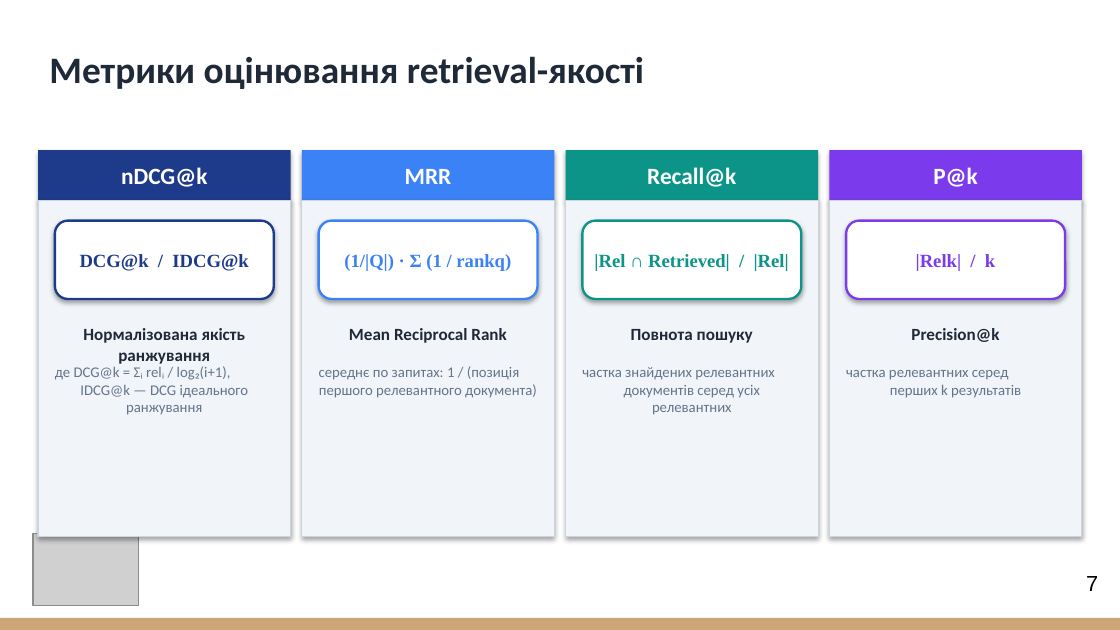
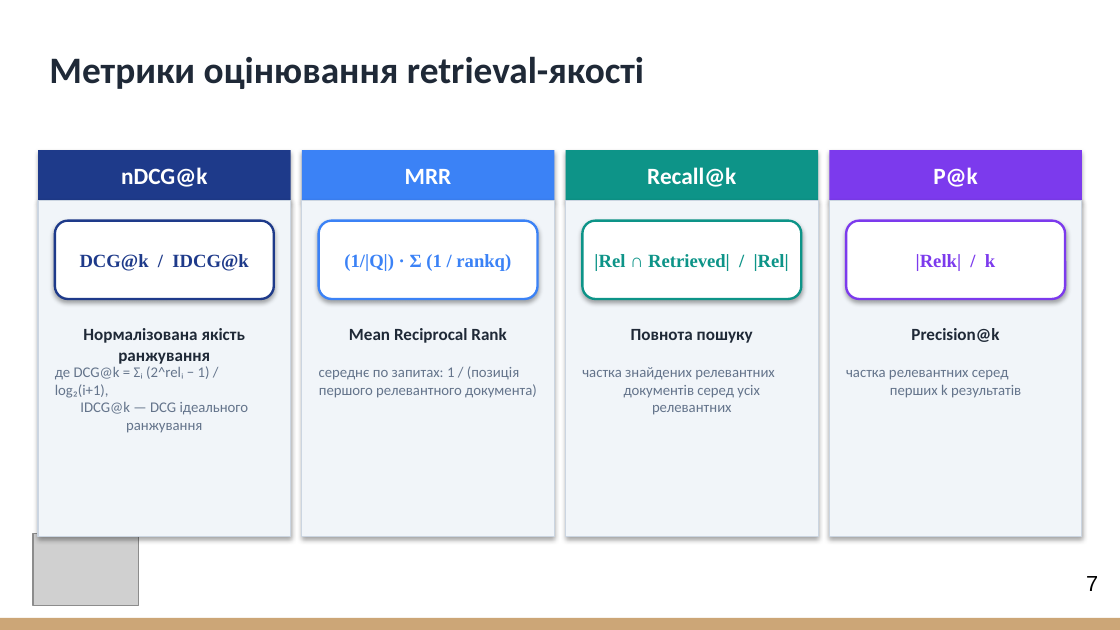
Before and after one commit to vitaliinnest/kb-semantic-search-benchmark, a slide deck: slide 7 of thesis/Nesterenko_Presentation.pptx. Drawn at 1120x630 pixels with LibreOffice and Linux fonts; fonts in the diff are those of the drawing; grey boxes stand for pictures. Boxes give left, top, right and bottom in pixels: in the first picture for what was removed or moved away, otherwise in the second. Text is boxed around its words. In the diff, an @@ line names an element or a change of style, - is before the commit and + after.

```diff
--- a/thesis/Nesterenko_Presentation.pptx
+++ b/thesis/Nesterenko_Presentation.pptx
@@ text at bbox=[55, 366, 249, 433]: text changed @@
-де DCG@k = Σᵢ relᵢ / log₂(i+1),
-IDCG@k — DCG ідеального ранжування
+де DCG@k = Σᵢ (2^relᵢ − 1) / log₂(i+1),
+IDCG@k — DCG ідеального ранжування
```
Also in this commit, not shown: 4 other slides changed, 3 other files.
